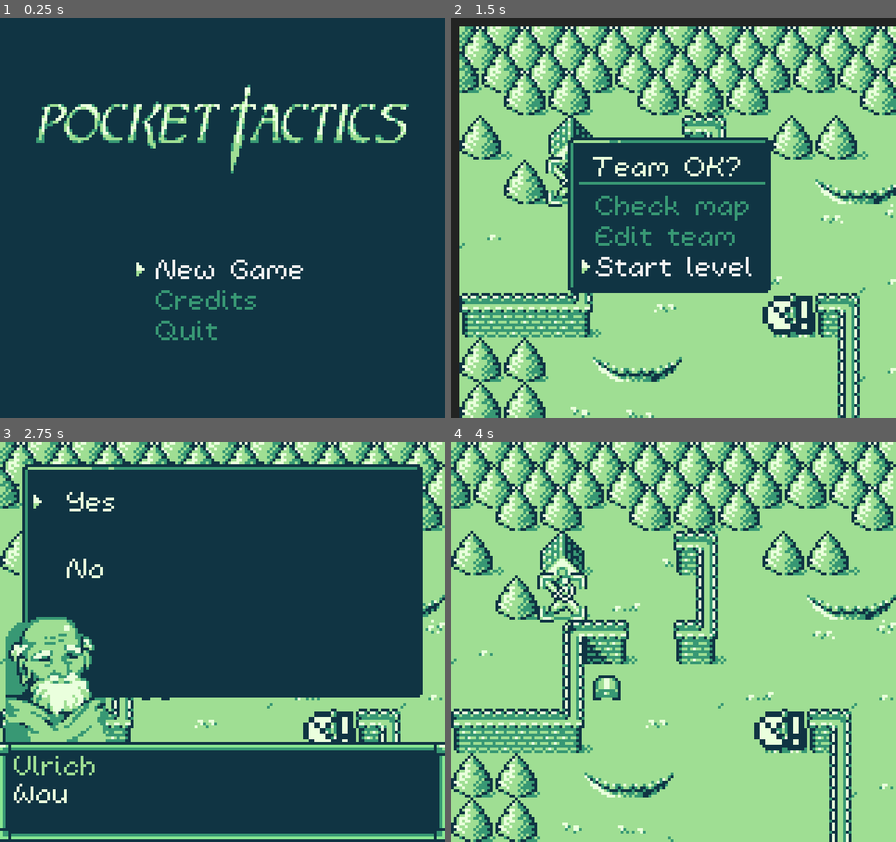
Above: before the commit, frames 1-4 (two rows, left to right).
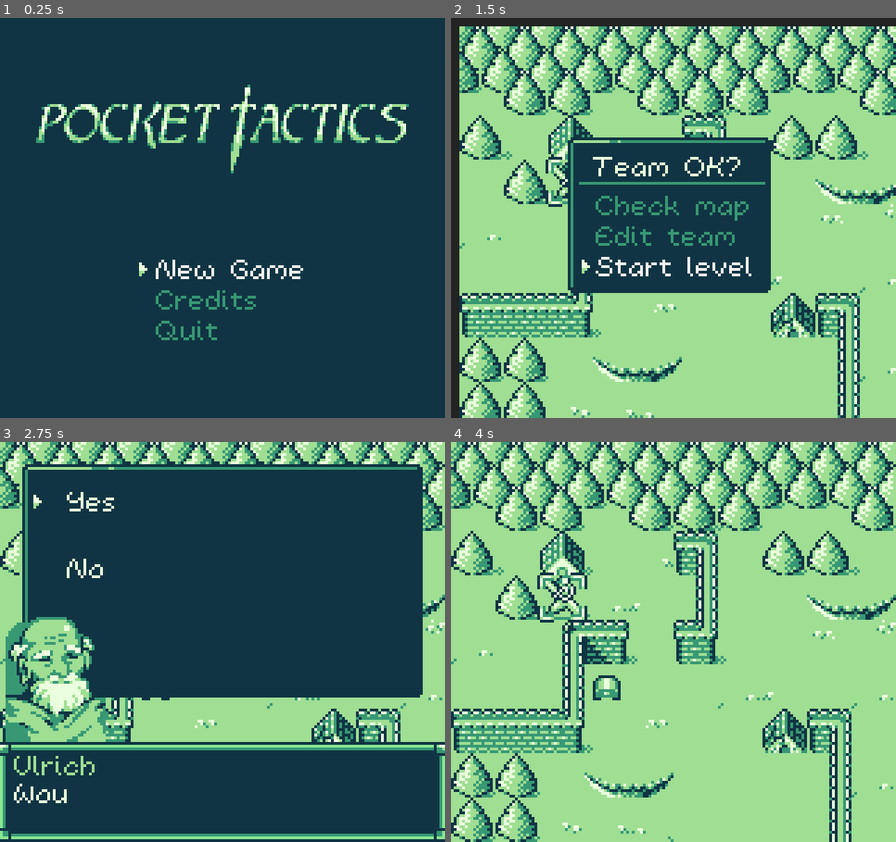
Above: after the commit, the same moments.

Repository: kevinlights/titan_tactics
Game: Godot game, scene res://scenes/landing.tscn
Two runs of this game, one before a commit and one after it. Both use one fixed random seed, a clock stepped at 60 frames per second and the inputs below.
Inputs (mouse positions are in pixels of both pictures, inside the frame that each line leads up to):
- Up to frame 1 (0.25 s): no input
- Up to frame 2 (1.5 s): click "New Game" at 0.5 s; move the mouse to (771, 198) at 1.27 s; hold Right (ui_right) from 1.28 s (still down); tap Keypad Enter (ui_accept) at 1.35 s
- Up to frame 3 (2.75 s): tap Keypad Enter (ui_accept) at 1.52, 1.82, 2.1, 2.27, 2.57 s; move the mouse to (133, 662) at 2.02 s; release Right (ui_right) at 2.03 s; hold Down (ui_down) from 2.03 s (still down)
- Up to frame 4 (4 s): move the mouse to (718, 554) at 2.77 s; release Down (ui_down) at 2.78 s; hold Right (ui_right) 2.78-3.53 s; tap Keypad Enter (ui_accept) at 2.85, 3.6, 3.77 s; move the mouse to (651, 722) at 3.52 s; hold Up (ui_up) from 3.53 s (still down)

The runs differ from the first frame. In frame 1, less than 0.1% of the frame differs, in the area x 30-34%, y 61-65%; in frame 2, 0.7%, in the area x 70-82%, y 69-80%; in frame 3, 0.5%; in frame 4, 0.7%.

Commit message:
Dialogue triggers on map interaction

Diff:
--- a/scenes/landing.tscn
+++ b/scenes/landing.tscn
@@ -102,6 +102,7 @@
 visible = false
 position = Vector2( -2, 0 )
 frames = SubResource( 4 )
+frame = 1
 playing = true
 centered = false
 offset = Vector2( -1, 2 )
@@ -122,7 +123,6 @@
 visible = false
 position = Vector2( -2, 0 )
 frames = SubResource( 4 )
-frame = 1
 playing = true
 centered = false
 offset = Vector2( -1, 2 )
@@ -144,6 +144,7 @@
 visible = false
 position = Vector2( -2, 0 )
 frames = SubResource( 4 )
+frame = 1
 playing = true
 centered = false
 offset = Vector2( -1, 2 )
@@ -163,6 +164,7 @@
 visible = false
 position = Vector2( -2, 0 )
 frames = SubResource( 4 )
+frame = 1
 playing = true
 centered = false
 offset = Vector2( -1, 2 )
--- a/scenes/levels/level_1.tscn
+++ b/scenes/levels/level_1.tscn
@@ -71,6 +71,17 @@
 branches = [  ]
 result = 0
 
+[sub_resource type="Resource" id=19]
+script = ExtResource( 10 )
+dialogue_id = ""
+portrait = 6
+trigger = 5
+trigger_id = "abandoned"
+title = "Rolf"
+text = "Long abandoned... I wonder who lived here?"
+branches = [  ]
+result = 0
+
 [sub_resource type="Resource" id=6]
 script = ExtResource( 6 )
 character_class = 0
@@ -216,7 +227,7 @@
 TO GET STUCK IN
 ANY QUICKWATER."
 }
-dialogue = [ SubResource( 1 ), SubResource( 4 ), SubResource( 5 ) ]
+dialogue = [ SubResource( 1 ), SubResource( 4 ), SubResource( 5 ), SubResource( 19 ) ]
 
 [node name="map" type="Sprite" parent="."]
 texture = ExtResource( 1 )
@@ -251,27 +262,26 @@
 item_spawner = SubResource( 17 )
 
 [node name="Water1" parent="map" instance=ExtResource( 13 )]
-frame = 1
 
 [node name="Water4" parent="map" instance=ExtResource( 13 )]
 position = Vector2( 160, 144 )
-frame = 1
 
 [node name="Water2" parent="map" instance=ExtResource( 12 )]
 position = Vector2( 192, 144 )
-frame = 1
 
 [node name="Water3" parent="map" instance=ExtResource( 12 )]
 position = Vector2( 128, 192 )
+frame = 1
 
 [node name="DialogueTrigger" type="Sprite" parent="map" groups=[
 "characters",
+"dialogue_triggers",
 ]]
-position = Vector2( 119.244, 104.905 )
+position = Vector2( 120, 104 )
 scale = Vector2( 2, 2 )
 texture = SubResource( 18 )
 script = ExtResource( 14 )
-dialogue_id = "temple"
+dialogue_id = "abandoned"
 
 [node name="navigation" type="Navigation2D" parent="."]
 visible = false
--- a/scripts/dialogue_trigger.gd
+++ b/scripts/dialogue_trigger.gd
@@ -1,14 +1,22 @@
 extends Sprite
 
+signal trigger
+
 export(String) var dialogue_id
-export(int, "Interact", "Move") var trigger_type
+#export(int, "Interact", "Move") var trigger_type
 
 var tile = Vector2(0, 0)
 var is_trigger = true
 var is_loot = false
+var is_dead = false
 
 # Called when the node enters the scene tree for the first time.
 func _ready():
-	tile.x = round(position.x / Game.cell_size)
-	tile.y = round(position.y / Game.cell_size)
-#	hide()
+	tile.x = floor(position.x / Game.cell_size)
+	tile.y = floor(position.y / Game.cell_size)
+#	print(tile)
+	hide()
+
+func use():
+	print("use trigger ", dialogue_id)
+	emit_signal("trigger", dialogue_id)
--- a/scripts/level.gd
+++ b/scripts/level.gd
@@ -11,6 +11,10 @@
 	world.connect("win", self, "_on_end_level")
 	for content in dialogue:
 		content.connect("completed", self, "_on_dialogue_complete")
+	var triggers = get_tree().get_nodes_in_group ("dialogue_triggers")
+	print("level dialogue triggers: ", triggers.size())
+	for trigger in triggers:
+		trigger.connect("trigger", self, "_on_dialogue_complete")
 
 func _on_start_level():
 	if dialogue.size() > 0 and dialogue[0].trigger == Dialogue.TRIGGER.LEVEL:
--- a/scripts/world.gd
+++ b/scripts/world.gd
@@ -466,7 +466,7 @@
 	var context = get_current_context(tile)
 	print(context)
 	var target = entity_at($select.tile)
-	if target and !target.is_loot and target.character.control == Game.CONTROL.AI:
+	if target and !target.is_loot and !target.is_trigger and target.character.control == Game.CONTROL.AI:
 		print("you are pointing on " + str(target.character.name))
 		gui.battle(get_current(), target)
 	else:
Not shown, added: music/end_theme.ogg.import
Not shown, added: music/oldman_theme.ogg.import
Not shown: 1 places in scenes/levels/level_1.tscn that only renumber resources
